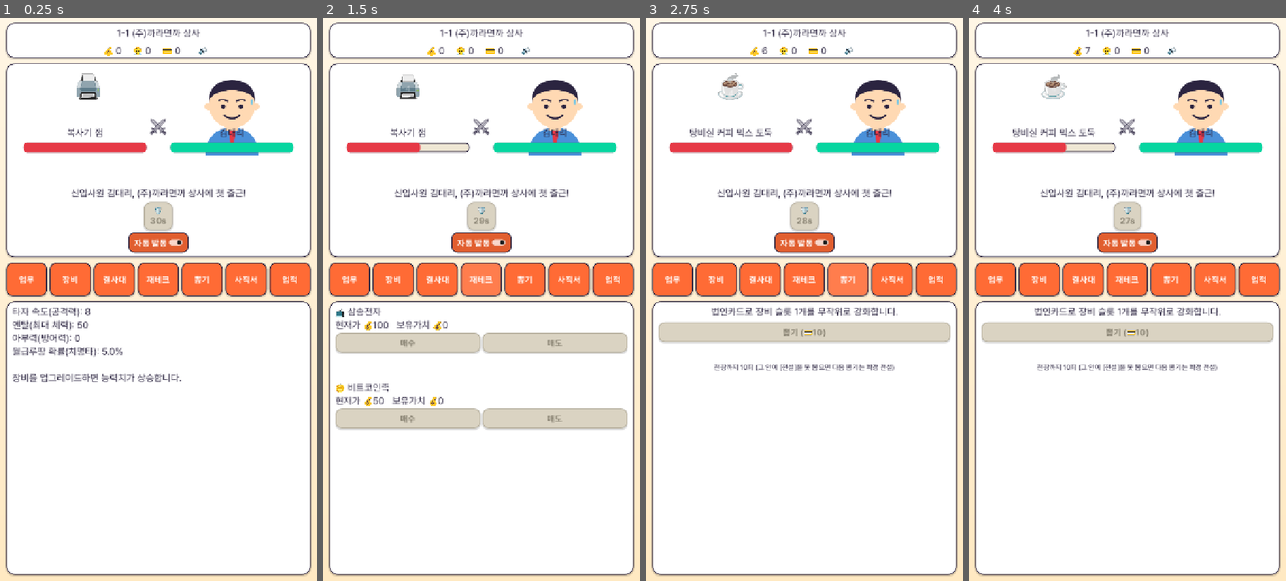
Above: before the commit, frames 1-4 (left to right).
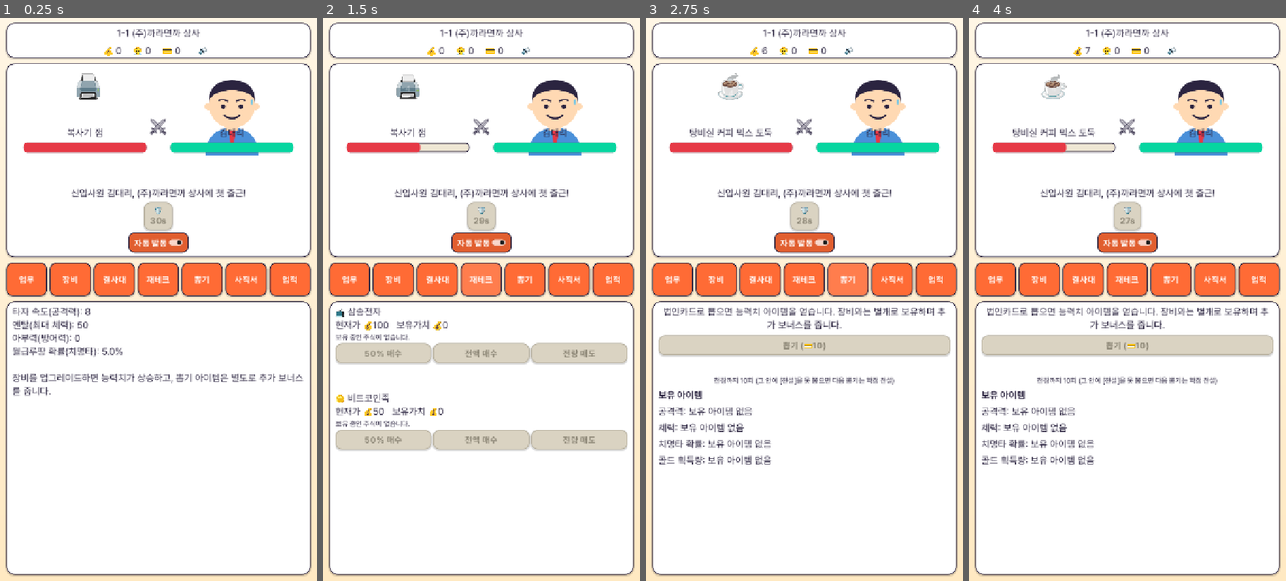
Above: after the commit, the same moments.

Repository: InjunKang/resignation-clicker
Game: Godot game, scene res://scenes/Main.tscn
The game is run twice, just before and just after one commit, with the same random seed, the same clock (stepped at 60 frames per second) and the same inputs.
Inputs:
- Up to frame 1 (0.25 s): no input
- Up to frame 2 (1.5 s): click "결사대" at 0.5 s; click "재테크" at 1.25 s
- Up to frame 3 (2.75 s): click "뽑기" at 2 s
- Up to frame 4 (4 s): click "🔊" at 2.75 s; click "🔇" at 3.5 s

The runs differ from the first frame. In frame 1, 0.4% of the frame differs, in the area x 4-96%, y 63-68%; in frame 2, 11%, in the area x 4-96%, y 55-77%; in frame 3, 7.0%; in frame 4, 7.0%.

Commit message:
Expand character art, color-code equipment tiers, redesign gacha & invest
Graphics development pass plus two follow-up fixes requested mid-session.

Character art:
- Drew 5 companion portraits (assets/art/companion_*.svg) in the same
  flat-vector style as the player/bosses, replacing TeamPanel's
  text-only rows — the most visually bare part of the game. Locked
  companions render dimmed/desaturated, unlocked ones full color.
- Equipment tier names in EquipmentPanel are now color-coded
  (grey/mint/orange/gold) matching the gacha rarity palette, so gear
  quality is visible at a glance instead of only in the tier text.

Gacha rework (requested: pulls shouldn't merge into existing equipment
levels, items should be held and show as separate bonus stats):
- do_gacha() now creates a distinct item in GameState.gacha_items
  (slot + rarity + bonus%) instead of adding levels to equipment_levels.
  Item bonuses stack as their own multiplicative layer
  (get_gacha_bonus_multiplier) applied in recalculate_stats(), fully
  separate from equipment's own bonus.
- GachaPanel shows a "보유 아이템" inventory summary (count by rarity
  + total bonus % per stat) instead of only a one-off pull result.
- StatsPanel now annotates each stat with "(뽑기템 +N%)" when applicable.
- Gacha items reset on prestige, same as equipment (diamonds/currency
  that bought them also reset).

Invest rework (requested: the buy mechanism "felt off"):
- Root cause: "매수" always spent 10% of *current* gold, recalculated
  every click, so repeated clicks gave diminishing, unpredictable
  amounts and there was no way to see if you were even making money.
- Replaced with buy_stock_fraction(id, fraction): explicit "50% 매수"
  / "전액 매수" buttons that always invest a clear, predictable slice
  of gold-at-click-time. Added cost-basis tracking and a 손익률
  (profit/loss %) readout, colored green/red, so the minigame is
  legible.

Verified via headless run/export and Playwright: companion portraits
render per-lock-state, equipment tier text color updates after
upgrades, invest buy/profit-loss flow confirmed end-to-end (bought
50%, watched 손익률 go to -2.4% in red as price dropped, 전량매도
correctly enabled), gacha inventory section renders. 0 console errors
across a full 7-tab pass.

Co-Authored-By: Claude Sonnet 5 <noreply@anthropic.com>

Diff:
--- /dev/null
+++ b/assets/art/companion_cleaner.svg
@@ -0,0 +1,13 @@
+<svg xmlns="http://www.w3.org/2000/svg" viewBox="0 0 200 200">
+  <path d="M 40 200 Q 40 140 100 135 Q 160 140 160 200 Z" fill="#FFD23F"/>
+  <rect x="85" y="118" width="30" height="25" fill="#FFD9B3"/>
+  <circle cx="100" cy="85" r="52" fill="#FFD9B3"/>
+  <path d="M 42 85 Q 40 30 100 26 Q 160 30 158 85 Q 158 55 100 55 Q 42 55 42 85 Z" fill="#E63946"/>
+  <circle cx="46" cy="88" r="8" fill="#FFD9B3"/>
+  <circle cx="154" cy="88" r="8" fill="#FFD9B3"/>
+  <circle cx="80" cy="90" r="5" fill="#2B2440"/>
+  <circle cx="120" cy="90" r="5" fill="#2B2440"/>
+  <path d="M 82 110 Q 100 122 118 110" stroke="#2B2440" stroke-width="4" fill="none" stroke-linecap="round"/>
+  <rect x="150" y="120" width="6" height="55" fill="#8B6F47"/>
+  <path d="M 140 172 L 166 172 L 172 190 L 134 190 Z" fill="#D8B24A"/>
+</svg>
--- /dev/null
+++ b/assets/art/companion_copier_tech.svg
@@ -0,0 +1,14 @@
+<svg xmlns="http://www.w3.org/2000/svg" viewBox="0 0 200 200">
+  <path d="M 40 200 Q 40 140 100 135 Q 160 140 160 200 Z" fill="#FF6B35"/>
+  <rect x="85" y="118" width="30" height="25" fill="#FFD9B3"/>
+  <circle cx="100" cy="85" r="52" fill="#FFD9B3"/>
+  <path d="M 46 82 Q 42 45 100 42 Q 158 45 154 82 L 154 60 L 46 60 Z" fill="#4A3B2A"/>
+  <ellipse cx="100" cy="52" rx="56" ry="16" fill="#4A3B2A"/>
+  <circle cx="46" cy="88" r="8" fill="#FFD9B3"/>
+  <circle cx="154" cy="88" r="8" fill="#FFD9B3"/>
+  <circle cx="80" cy="92" r="5" fill="#2B2440"/>
+  <circle cx="120" cy="92" r="5" fill="#2B2440"/>
+  <path d="M 84 114 Q 100 122 116 114" stroke="#2B2440" stroke-width="4" fill="none" stroke-linecap="round"/>
+  <rect x="145" y="140" width="10" height="45" rx="3" fill="#8A8A8A" transform="rotate(25 150 160)"/>
+  <circle cx="163" cy="132" r="10" fill="none" stroke="#8A8A8A" stroke-width="5"/>
+</svg>
--- /dev/null
+++ b/assets/art/companion_intern.svg
@@ -0,0 +1,17 @@
+<svg xmlns="http://www.w3.org/2000/svg" viewBox="0 0 200 200">
+  <path d="M 40 200 Q 40 140 100 135 Q 160 140 160 200 Z" fill="#2EC4B6"/>
+  <rect x="85" y="118" width="30" height="25" fill="#FFD9B3"/>
+  <circle cx="100" cy="85" r="52" fill="#FFD9B3"/>
+  <path d="M 50 78 Q 48 30 100 28 Q 150 30 150 75 Q 130 40 100 42 Q 65 44 50 78 Z" fill="#3A2E1F"/>
+  <circle cx="46" cy="88" r="8" fill="#FFD9B3"/>
+  <circle cx="154" cy="88" r="8" fill="#FFD9B3"/>
+  <circle cx="80" cy="90" r="5" fill="#2B2440"/>
+  <circle cx="120" cy="90" r="5" fill="#2B2440"/>
+  <path d="M 72 72 Q 80 66 90 72" stroke="#2B2440" stroke-width="3" fill="none" stroke-linecap="round"/>
+  <path d="M 110 72 Q 120 66 128 72" stroke="#2B2440" stroke-width="3" fill="none" stroke-linecap="round"/>
+  <path d="M 84 112 Q 100 104 116 112" stroke="#2B2440" stroke-width="4" fill="none" stroke-linecap="round"/>
+  <path d="M 148 68 Q 154 76 148 84 Q 142 76 148 68 Z" fill="#7EC8E3"/>
+  <rect x="150" y="150" width="34" height="10" rx="3" fill="#8B6F47"/>
+  <circle cx="158" cy="146" r="6" fill="#FFFFFF" stroke="#2B2440" stroke-width="2"/>
+  <circle cx="176" cy="146" r="6" fill="#FFFFFF" stroke="#2B2440" stroke-width="2"/>
+</svg>
--- /dev/null
+++ b/assets/art/companion_peer.svg
@@ -0,0 +1,13 @@
+<svg xmlns="http://www.w3.org/2000/svg" viewBox="0 0 200 200">
+  <path d="M 40 200 Q 40 145 100 140 Q 160 145 160 200 Z" fill="#8A9A5B"/>
+  <rect x="85" y="120" width="30" height="23" fill="#FFD9B3"/>
+  <circle cx="100" cy="88" r="50" fill="#FFD9B3"/>
+  <path d="M 50 82 Q 46 32 100 30 Q 154 32 150 82 Q 150 55 100 52 Q 52 55 50 82 Z" fill="#2B2440"/>
+  <circle cx="46" cy="90" r="8" fill="#FFD9B3"/>
+  <circle cx="154" cy="90" r="8" fill="#FFD9B3"/>
+  <ellipse cx="80" cy="98" rx="8" ry="4" fill="#B79A8A" opacity="0.6"/>
+  <ellipse cx="120" cy="98" rx="8" ry="4" fill="#B79A8A" opacity="0.6"/>
+  <path d="M 74 92 L 86 92" stroke="#2B2440" stroke-width="3" stroke-linecap="round"/>
+  <path d="M 114 92 L 126 92" stroke="#2B2440" stroke-width="3" stroke-linecap="round"/>
+  <path d="M 88 116 Q 100 112 112 116" stroke="#2B2440" stroke-width="4" fill="none" stroke-linecap="round"/>
+</svg>
--- /dev/null
+++ b/assets/art/companion_whistleblower.svg
@@ -0,0 +1,15 @@
+<svg xmlns="http://www.w3.org/2000/svg" viewBox="0 0 200 200">
+  <path d="M 40 200 Q 40 140 100 135 Q 160 140 160 200 Z" fill="#2B2440"/>
+  <path d="M 60 138 L 100 165 L 140 138 L 150 175 L 50 175 Z" fill="#3D3560"/>
+  <rect x="85" y="118" width="30" height="25" fill="#FFD9B3"/>
+  <circle cx="100" cy="85" r="52" fill="#FFD9B3"/>
+  <path d="M 46 82 Q 42 25 100 24 Q 158 25 154 82 Q 150 45 100 42 Q 50 45 46 82 Z" fill="#1B1B1B"/>
+  <circle cx="46" cy="88" r="8" fill="#FFD9B3"/>
+  <circle cx="154" cy="88" r="8" fill="#FFD9B3"/>
+  <rect x="66" y="80" width="34" height="16" rx="8" fill="#1B1B1B"/>
+  <rect x="100" y="80" width="34" height="16" rx="8" fill="#1B1B1B"/>
+  <rect x="96" y="85" width="8" height="4" fill="#1B1B1B"/>
+  <path d="M 88 112 L 112 112" stroke="#2B2440" stroke-width="4" stroke-linecap="round"/>
+  <rect x="140" y="150" width="18" height="10" rx="2" fill="#B7B7B7"/>
+  <rect x="146" y="144" width="6" height="8" fill="#B7B7B7"/>
+</svg>
--- a/scripts/autoload/GameData.gd
+++ b/scripts/autoload/GameData.gd
@@ -191,6 +191,16 @@
 func get_equipment_tier_index(level: int) -> int:
 	return mini(int(level / float(LEVELS_PER_TIER)), 3)
 
+const EQUIPMENT_TIER_COLORS := [
+	Color("#8A8474"), # 일반
+	Color("#2EC4B6"), # 희귀
+	Color("#FF6B35"), # 고급
+	Color("#FFD23F"), # 전설
+]
+
+func get_equipment_tier_color(level: int) -> Color:
+	return EQUIPMENT_TIER_COLORS[get_equipment_tier_index(level)]
+
 func get_equipment_stat_bonus(slot: String, level: int) -> float:
 	var tier_index: int = get_equipment_tier_index(level)
 	var tier_base: float = EQUIPMENT[slot]["tiers"][tier_index]["base"]
@@ -258,6 +268,23 @@
 func get_gacha_rarity_color(levels: int) -> Color:
 	return GACHA_RARITY_COLORS.get(levels, Color.WHITE)
 
+## 뽑기로 얻는 아이템은 장비 레벨에 합쳐지지 않고, 별도 아이템으로 보유하며
+## 해당 스탯에 곱연산 보너스(%)를 추가로 제공한다.
+const GACHA_ITEM_BONUS := {1: 0.05, 2: 0.10, 3: 0.20}
+
+func get_gacha_item_bonus(rarity_level: int) -> float:
+	return GACHA_ITEM_BONUS.get(rarity_level, 0.05)
+
+const GACHA_STAT_NAMES := {
+	"keyboard": "공격력",
+	"chair": "체력",
+	"mouse": "치명타 확률",
+	"drink": "골드 획득량",
+}
+
+func get_gacha_stat_name(slot: String) -> String:
+	return GACHA_STAT_NAMES.get(slot, slot)
+
 # --- 사직서 던지기 (프레스티지) ---
 
 const PRESTIGE_UNLOCK_STAGE := 20
--- a/scripts/autoload/GameState.gd
+++ b/scripts/autoload/GameState.gd
@@ -26,9 +26,15 @@
 var boss_first_clear: Dictionary = {}
 
 var gacha_pity: int = 0
+# 뽑기로 획득한 아이템 목록 — 장비 레벨과는 별개로 보유하며 각자 스탯 보너스(%)를 더한다.
+# 각 항목: {"id": int, "slot": String, "rarity": int(1~3), "bonus": float}
+var gacha_items: Array = []
+var _next_gacha_item_id: int = 1
 
 # 재테크(가짜 주식): id -> 보유 수량(주)
 var stock_shares: Dictionary = {}
+# id -> 현재 보유분에 투입한 총 매수 금액(손익률 계산용)
+var stock_cost_basis: Dictionary = {}
 # id -> 현재가 (세션마다 기준가로 재설정, 저장하지 않음)
 var stock_prices: Dictionary = {}
 # id -> 최근 가격 이력(차트용, 세션마다 재설정, 저장하지 않음)
@@ -78,13 +84,25 @@
 	var mouse_bonus: float = GameData.get_equipment_stat_bonus("mouse", equipment_levels["mouse"])
 	var drink_bonus: float = GameData.get_equipment_stat_bonus("drink", equipment_levels["drink"])
 
-	atk = GameData.BASE_ATK * kb_bonus * get_atk_multiplier_bonus()
-	max_hp = GameData.BASE_HP * chair_bonus
-	crit_chance = clamp(0.05 * mouse_bonus, 0.0, 0.75)
-	gold_rate_mult = drink_bonus
+	atk = GameData.BASE_ATK * kb_bonus * get_gacha_bonus_multiplier("keyboard") * get_atk_multiplier_bonus()
+	max_hp = GameData.BASE_HP * chair_bonus * get_gacha_bonus_multiplier("chair")
+	crit_chance = clamp(0.05 * mouse_bonus * get_gacha_bonus_multiplier("mouse"), 0.0, 0.75)
+	gold_rate_mult = drink_bonus * get_gacha_bonus_multiplier("drink")
 	def = GameData.BASE_DEF + equipment_levels["chair"] * 0.2
 
 	stats_changed.emit()
+
+## 보유한 뽑기 아이템 중 해당 슬롯(스탯)에 해당하는 것들의 보너스를 합산한 배율.
+## 장비 레벨과는 완전히 별개의 곱연산 레이어로 적용된다.
+func get_gacha_bonus_multiplier(slot: String) -> float:
+	var total: float = 0.0
+	for item in gacha_items:
+		if item["slot"] == slot:
+			total += item["bonus"]
+	return 1.0 + total
+
+func get_gacha_bonus_percent(slot: String) -> float:
+	return (get_gacha_bonus_multiplier(slot) - 1.0) * 100.0
 
 # --- 재화 ---
 
@@ -263,6 +281,8 @@
 		stock_price_history[id] = [s["base_price"]]
 		if not stock_shares.has(id):
 			stock_shares[id] = 0.0
+		if not stock_cost_basis.has(id):
+			stock_cost_basis[id] = 0.0
 
 func _tick_stock_market() -> void:
 	for s in GameData.STOCKS:
@@ -278,11 +298,15 @@
 			history.pop_front()
 	stock_changed.emit()
 
-func buy_stock(id: String, amount: float) -> bool:
-	if amount <= 0.0 or not spend_gold(amount):
+## amount는 골드 금액이 아니라 "현재 골드 대비 비율"(0~1)로 받는다 — 매번 눌러도
+## 항상 그 시점 골드의 정해진 비율만큼만 들어가서 예측 가능하게 만든다.
+func buy_stock_fraction(id: String, fraction: float) -> bool:
+	var amount: float = gold * clamp(fraction, 0.0, 1.0)
+	if amount < 1.0 or not spend_gold(amount):
 		return false
 	var price: float = stock_prices.get(id, 1.0)
 	stock_shares[id] = stock_shares.get(id, 0.0) + amount / max(price, 0.0001)
+	stock_cost_basis[id] = stock_cost_basis.get(id, 0.0) + amount
 	stock_changed.emit()
 	return true
 
@@ -292,9 +316,19 @@
 		return 0.0
 	var proceeds: float = shares * stock_prices.get(id, 0.0)
 	stock_shares[id] = 0.0
+	stock_cost_basis[id] = 0.0
 	add_gold_raw(proceeds)
 	stock_changed.emit()
 	return proceeds
+
+## 현재 보유분 기준 손익률(%). 보유 중이 아니면 0.
+func get_stock_profit_percent(id: String) -> float:
+	var basis: float = stock_cost_basis.get(id, 0.0)
+	if basis <= 0.0:
+		return 0.0
+	var shares: float = stock_shares.get(id, 0.0)
+	var value: float = shares * stock_prices.get(id, 0.0)
+	return (value - basis) / basis * 100.0
 
 # --- 뽑기(가챠) ---
 
@@ -305,25 +339,27 @@
 	var slots: Array = GameData.EQUIPMENT.keys()
 	var slot: String = slots[randi() % slots.size()]
 
-	var levels: int
+	var rarity: int
 	if gacha_pity >= GameData.GACHA_PITY_THRESHOLD - 1:
-		levels = GameData.GACHA_MAX_LEVELS
+		rarity = GameData.GACHA_MAX_LEVELS
 	else:
-		levels = randi_range(GameData.GACHA_MIN_LEVELS, GameData.GACHA_MAX_LEVELS)
-	gacha_pity = 0 if levels >= GameData.GACHA_MAX_LEVELS else gacha_pity + 1
-
-	var new_level: int = equipment_levels[slot] + levels
-	equipment_levels[slot] = new_level
-	if new_level >= GameData.get_equipment_legendary_level(slot):
-		equipment_ever_maxed = true
+		rarity = randi_range(GameData.GACHA_MIN_LEVELS, GameData.GACHA_MAX_LEVELS)
+	gacha_pity = 0 if rarity >= GameData.GACHA_MAX_LEVELS else gacha_pity + 1
+
+	var bonus: float = GameData.get_gacha_item_bonus(rarity)
+	var item: Dictionary = {"id": _next_gacha_item_id, "slot": slot, "rarity": rarity, "bonus": bonus}
+	_next_gacha_item_id += 1
+	gacha_items.append(item)
+
 	recalculate_stats()
 	currency_changed.emit()
 	equipment_changed.emit()
 	return {
 		"success": true,
 		"slot": slot,
-		"levels": levels,
-		"rarity": GameData.get_gacha_rarity_name(levels),
+		"rarity": GameData.get_gacha_rarity_name(rarity),
+		"rarity_level": rarity,
+		"bonus": bonus,
 	}
 
 # --- 사직서 던지기 (프레스티지) ---
@@ -342,8 +378,10 @@
 	stage_index = 0
 	mobs_defeated_in_stage = 0
 	equipment_levels = {"keyboard": 0, "chair": 0, "mouse": 0, "drink": 0}
+	gacha_items = []
 	boss_first_clear = {}
 	stock_shares = {}
+	stock_cost_basis = {}
 	_init_stock_prices()
 
 	recalculate_stats()
@@ -418,7 +456,10 @@
 		"equipment_levels": equipment_levels.duplicate(),
 		"boss_first_clear": boss_first_clear.duplicate(),
 		"gacha_pity": gacha_pity,
+		"gacha_items": gacha_items.duplicate(true),
+		"next_gacha_item_id": _next_gacha_item_id,
 		"stock_shares": stock_shares.duplicate(),
+		"stock_cost_basis": stock_cost_basis.duplicate(),
 		"prestige_currency": prestige_currency,
 		"prestige_levels": prestige_levels.duplicate(),
 		"lifetime_max_stage_index": lifetime_max_stage_index,
@@ -441,10 +482,14 @@
 		equipment_levels[key] = eq.get(key, 0)
 	boss_first_clear = data.get("boss_first_clear", {})
 	gacha_pity = data.get("gacha_pity", 0)
+	gacha_items = data.get("gacha_items", [])
+	_next_gacha_item_id = data.get("next_gacha_item_id", gacha_items.size() + 1)
 	var shares: Dictionary = data.get("stock_shares", {})
+	var basis: Dictionary = data.get("stock_cost_basis", {})
 	for s in GameData.STOCKS:
 		var id: String = s["id"]
 		stock_shares[id] = shares.get(id, 0.0)
+		stock_cost_basis[id] = basis.get(id, 0.0)
 	prestige_currency = data.get("prestige_currency", 0)
 	var levels: Dictionary = data.get("prestige_levels", {})
 	for key in prestige_levels.keys():
--- a/scripts/ui/panels/equipment_panel.gd
+++ b/scripts/ui/panels/equipment_panel.gd
@@ -69,6 +69,7 @@
 		var tier: Dictionary = def["tiers"][tier_index]
 		var info: Dictionary = rows[slot]
 		info["name_label"].text = "%s %s %s Lv.%d" % [tier["icon"], def["label"], tier["name"], level]
+		info["name_label"].add_theme_color_override("font_color", GameData.get_equipment_tier_color(level))
 		var cost: float = GameState.get_equip_cost(slot, level)
 		var affordable: bool = GameState.gold >= cost
 		any_affordable = any_affordable or affordable
--- a/scripts/ui/panels/gacha_panel.gd
+++ b/scripts/ui/panels/gacha_panel.gd
@@ -1,10 +1,12 @@
 class_name GachaPanel
 extends Control
-## "뽑기" 탭: 법인카드(다이아)로 장비 랜덤 강화
+## "뽑기" 탭: 법인카드(다이아)로 뽑는 별도 아이템. 장비 레벨에 합쳐지지 않고
+## 아이템을 실제로 보유하며, 해당 스탯에 추가 보너스(%)를 곱연산으로 더한다.
 
 var gacha_btn: Button
 var result_label: Label
 var pity_label: Label
+var inventory_rows: Dictionary = {}
 
 func _ready() -> void:
 	var scroll := ScrollContainer.new()
@@ -17,8 +19,9 @@
 	scroll.add_child(vbox)
 
 	var desc := Label.new()
-	desc.text = "법인카드로 장비 슬롯 1개를 무작위로 강화합니다."
+	desc.text = "법인카드로 뽑으면 능력치 아이템을 얻습니다. 장비와는 별개로 보유하며 추가 보너스를 줍니다."
 	desc.horizontal_alignment = HORIZONTAL_ALIGNMENT_CENTER
+	desc.autowrap_mode = TextServer.AUTOWRAP_WORD
 	vbox.add_child(desc)
 
 	gacha_btn = Button.new()
@@ -36,18 +39,30 @@
 	pity_label.add_theme_font_size_override("font_size", 16)
 	vbox.add_child(pity_label)
 
+	var inv_title := Label.new()
+	inv_title.text = "보유 아이템"
+	inv_title.add_theme_font_override("font", load("res://assets/fonts/Pretendard-Bold.otf"))
+	vbox.add_child(inv_title)
+
+	for slot in GameData.EQUIPMENT.keys():
+		var lbl := Label.new()
+		lbl.autowrap_mode = TextServer.AUTOWRAP_WORD
+		vbox.add_child(lbl)
+		inventory_rows[slot] = lbl
+
 	GameState.currency_changed.connect(_refresh)
+	GameState.equipment_changed.connect(_refresh)
 	_refresh()
 
 func _on_gacha() -> void:
 	var res: Dictionary = GameState.do_gacha()
 	if res.get("success", false):
 		Sfx.play_gacha()
-		var slot_label: String = GameData.EQUIPMENT[res["slot"]]["label"]
-		var levels: int = res["levels"]
-		result_label.text = "[%s] %s +%d Lv! 🎉" % [res["rarity"], slot_label, levels]
-		result_label.add_theme_color_override("font_color", GameData.get_gacha_rarity_color(levels))
-		result_label.add_theme_font_size_override("font_size", 26 if levels >= GameData.GACHA_MAX_LEVELS else 20)
+		var stat_name: String = GameData.get_gacha_stat_name(res["slot"])
+		var bonus_pct: int = int(round(res["bonus"] * 100.0))
+		result_label.text = "[%s] %s 아이템 획득! (+%d%%) 🎉" % [res["rarity"], stat_name, bonus_pct]
+		result_label.add_theme_color_override("font_color", GameData.get_gacha_rarity_color(res["rarity_level"]))
+		result_label.add_theme_font_size_override("font_size", 26 if res["rarity_level"] >= GameData.GACHA_MAX_LEVELS else 20)
 		_pulse(result_label)
 	else:
 		result_label.text = "법인카드가 부족합니다."
@@ -66,3 +81,17 @@
 	gacha_btn.disabled = GameState.diamond < GameData.GACHA_COST_DIAMOND
 	var remaining: int = maxi(GameData.GACHA_PITY_THRESHOLD - GameState.gacha_pity, 0)
 	pity_label.text = "천장까지 %d회 (그 안에 [전설]을 못 뽑으면 다음 뽑기는 확정 전설)" % remaining
+
+	for slot in GameData.EQUIPMENT.keys():
+		var lbl: Label = inventory_rows[slot]
+		var stat_name: String = GameData.get_gacha_stat_name(slot)
+		var counts: Dictionary = {1: 0, 2: 0, 3: 0}
+		for item in GameState.gacha_items:
+			if item["slot"] == slot:
+				counts[item["rarity"]] = counts.get(item["rarity"], 0) + 1
+		var total: int = counts[1] + counts[2] + counts[3]
+		var bonus_pct: float = GameState.get_gacha_bonus_percent(slot)
+		if total == 0:
+			lbl.text = "%s: 보유 아이템 없음" % stat_name
+		else:
+			lbl.text = "%s: 일반x%d 희귀x%d 전설x%d — 총 +%.0f%%" % [stat_name, counts[1], counts[2], counts[3], bonus_pct]
--- a/scripts/ui/panels/invest_panel.gd
+++ b/scripts/ui/panels/invest_panel.gd
@@ -1,6 +1,7 @@
 class_name InvestPanel
 extends Control
-## "재테크" 탭: 가짜 주식 매수/매도
+## "재테크" 탭: 가짜 주식 매수/매도. 매수는 항상 "그 시점 골드의 정해진 비율"만큼만
+## 들어가서 예측 가능하고, 보유 중이면 손익률을 항상 보여준다.
 
 var rows: Dictionary = {}
 
@@ -23,34 +24,53 @@
 		info_label.autowrap_mode = TextServer.AUTOWRAP_WORD
 		block.add_child(info_label)
 
+		var profit_label := Label.new()
+		profit_label.autowrap_mode = TextServer.AUTOWRAP_WORD
+		profit_label.add_theme_font_size_override("font_size", 16)
+		block.add_child(profit_label)
+
 		var row := HBoxContainer.new()
 		block.add_child(row)
 
-		var buy_btn := Button.new()
-		buy_btn.text = "매수"
-		buy_btn.size_flags_horizontal = Control.SIZE_EXPAND_FILL
-		buy_btn.pressed.connect(func() -> void: _on_buy(id))
-		row.add_child(buy_btn)
+		var buy_half_btn := Button.new()
+		buy_half_btn.text = "50% 매수"
+		buy_half_btn.size_flags_horizontal = Control.SIZE_EXPAND_FILL
+		buy_half_btn.pressed.connect(func() -> void: _on_buy(id, 0.5))
+		row.add_child(buy_half_btn)
+
+		var buy_all_btn := Button.new()
+		buy_all_btn.text = "전액 매수"
+		buy_all_btn.size_flags_horizontal = Control.SIZE_EXPAND_FILL
+		buy_all_btn.pressed.connect(func() -> void: _on_buy(id, 1.0))
+		row.add_child(buy_all_btn)
 
 		var sell_btn := Button.new()
-		sell_btn.text = "매도"
+		sell_btn.text = "전량 매도"
 		sell_btn.size_flags_horizontal = Control.SIZE_EXPAND_FILL
-		sell_btn.pressed.connect(func() -> void: GameState.sell_stock(id))
+		sell_btn.pressed.connect(func() -> void: _on_sell(id))
 		row.add_child(sell_btn)
 
 		var chart := StockChart.new()
 		chart.stock_id = id
 		block.add_child(chart)
 
-		rows[id] = {"info": info_label, "buy": buy_btn, "sell": sell_btn}
+		rows[id] = {
+			"info": info_label, "profit": profit_label,
+			"buy_half": buy_half_btn, "buy_all": buy_all_btn, "sell": sell_btn,
+		}
 
 	GameState.stock_changed.connect(_refresh)
 	GameState.currency_changed.connect(_refresh)
 	_refresh()
 
-func _on_buy(id: String) -> void:
-	var amount: float = max(10.0, floor(GameState.gold * 0.1))
-	GameState.buy_stock(id, min(amount, GameState.gold))
+func _on_buy(id: String, fraction: float) -> void:
+	if GameState.buy_stock_fraction(id, fraction):
+		Sfx.play_click()
+
+func _on_sell(id: String) -> void:
+	var proceeds: float = GameState.sell_stock(id)
+	if proceeds > 0.0:
+		Sfx.play_upgrade()
 
 func _refresh() -> void:
 	for s in GameData.STOCKS:
@@ -62,5 +82,17 @@
 		var info: Dictionary = rows[id]
 		var status: String = " (상장폐지 위기!)" if crashed else ""
 		info["info"].text = "%s %s\n현재가 💰%s%s   보유가치 💰%s" % [s["icon"], s["name"], Fmt.short(price), status, Fmt.short(value)]
+
+		var profit_label: Label = info["profit"]
+		if shares > 0.0:
+			var pct: float = GameState.get_stock_profit_percent(id)
+			var sign_str: String = "+" if pct >= 0.0 else ""
+			profit_label.text = "매수 원가 대비 손익률: %s%.1f%%" % [sign_str, pct]
+			profit_label.add_theme_color_override("font_color", UiTheme.COLOR_GREEN if pct >= 0.0 else UiTheme.COLOR_RED)
+		else:
+			profit_label.text = "보유 중인 주식이 없습니다."
+			profit_label.remove_theme_color_override("font_color")
+
 		info["sell"].disabled = shares <= 0.0
-		info["buy"].disabled = GameState.gold < 10.0
+		info["buy_half"].disabled = GameState.gold < 2.0
+		info["buy_all"].disabled = GameState.gold < 2.0
--- a/scripts/ui/panels/stats_panel.gd
+++ b/scripts/ui/panels/stats_panel.gd
@@ -13,9 +13,15 @@
 	_refresh()
 
 func _refresh() -> void:
-	content_label.text = "타자 속도(공격력): %s\n멘탈(최대 체력): %s\n아부력(방어력): %s\n월급루팡 확률(치명타): %.1f%%\n\n장비를 업그레이드하면 능력치가 상승합니다." % [
-		Fmt.short(GameState.atk),
-		Fmt.short(GameState.max_hp),
+	content_label.text = "타자 속도(공격력): %s%s\n멘탈(최대 체력): %s%s\n아부력(방어력): %s\n월급루팡 확률(치명타): %.1f%%%s\n\n장비를 업그레이드하면 능력치가 상승하고, 뽑기 아이템은 별도로 추가 보너스를 줍니다." % [
+		Fmt.short(GameState.atk), _gacha_note("keyboard"),
+		Fmt.short(GameState.max_hp), _gacha_note("chair"),
 		Fmt.short(GameState.def),
-		GameState.crit_chance * 100.0,
+		GameState.crit_chance * 100.0, _gacha_note("mouse"),
 	]
+
+func _gacha_note(slot: String) -> String:
+	var pct: float = GameState.get_gacha_bonus_percent(slot)
+	if pct <= 0.0:
+		return ""
+	return " (뽑기템 +%.0f%%)" % pct
--- a/scripts/ui/panels/team_panel.gd
+++ b/scripts/ui/panels/team_panel.gd
@@ -1,6 +1,6 @@
 class_name TeamPanel
 extends Control
-## "결사대" 탭: 동료 5종의 해금 상태/DPS/패시브 표시
+## "결사대" 탭: 동료 5종의 해금 상태/DPS/패시브 표시 (초상화 포함)
 
 var rows: Dictionary = {}
 
@@ -11,23 +11,41 @@
 
 	var vbox := VBoxContainer.new()
 	vbox.size_flags_horizontal = Control.SIZE_EXPAND_FILL
+	vbox.add_theme_constant_override("separation", 10)
 	scroll.add_child(vbox)
 
 	for c in GameData.COMPANIONS:
+		var row := HBoxContainer.new()
+		row.add_theme_constant_override("separation", 10)
+		vbox.add_child(row)
+
+		var portrait := TextureRect.new()
+		portrait.texture = load("res://assets/art/companion_%s.svg" % c["id"])
+		portrait.custom_minimum_size = Vector2(56, 56)
+		portrait.stretch_mode = TextureRect.STRETCH_KEEP_ASPECT_CENTERED
+		row.add_child(portrait)
+
 		var lbl := Label.new()
 		lbl.autowrap_mode = TextServer.AUTOWRAP_WORD
-		vbox.add_child(lbl)
-		rows[c["id"]] = lbl
+		lbl.size_flags_horizontal = Control.SIZE_EXPAND_FILL
+		lbl.vertical_alignment = VERTICAL_ALIGNMENT_CENTER
+		row.add_child(lbl)
+
+		rows[c["id"]] = {"label": lbl, "portrait": portrait}
 
 	GameState.stage_changed.connect(_refresh)
 	_refresh()
 
 func _refresh() -> void:
 	for c in GameData.COMPANIONS:
-		var lbl: Label = rows[c["id"]]
-		if GameState.is_companion_active(c["id"]):
-			lbl.text = "%s %s (DPS +%s) — %s" % [c["icon"], c["name"], Fmt.short(c["dps"]), c["desc"]]
+		var info: Dictionary = rows[c["id"]]
+		var lbl: Label = info["label"]
+		var portrait: TextureRect = info["portrait"]
+		var unlocked: bool = GameState.is_companion_active(c["id"])
+		portrait.modulate = Color.WHITE if unlocked else Color(0.55, 0.55, 0.55, 0.55)
+		if unlocked:
+			lbl.text = "%s %s (DPS +%s)\n%s" % [c["icon"], c["name"], Fmt.short(c["dps"]), c["desc"]]
 		else:
 			var comp_idx: int = GameData.get_company_index(c["unlock_stage"])
 			var sub_stage: int = (c["unlock_stage"] % GameData.STAGE_COUNT) + 1
-			lbl.text = "🔒 %s — 스테이지 %d-%d 도달 시 해금" % [c["name"], comp_idx + 1, sub_stage]
+			lbl.text = "🔒 %s\n스테이지 %d-%d 도달 시 해금" % [c["name"], comp_idx + 1, sub_stage]
Not shown, added: assets/art/companion_cleaner.svg.import
Not shown, added: assets/art/companion_copier_tech.svg.import
Not shown, added: assets/art/companion_intern.svg.import
Not shown, added: assets/art/companion_peer.svg.import
Not shown, added: assets/art/companion_whistleblower.svg.import
